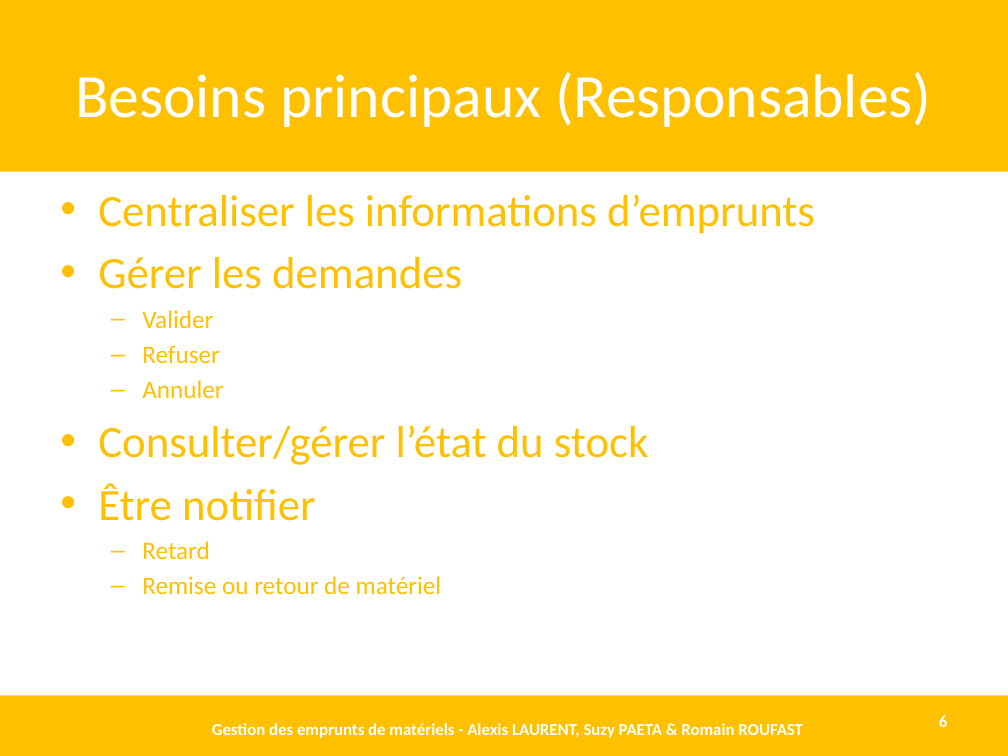
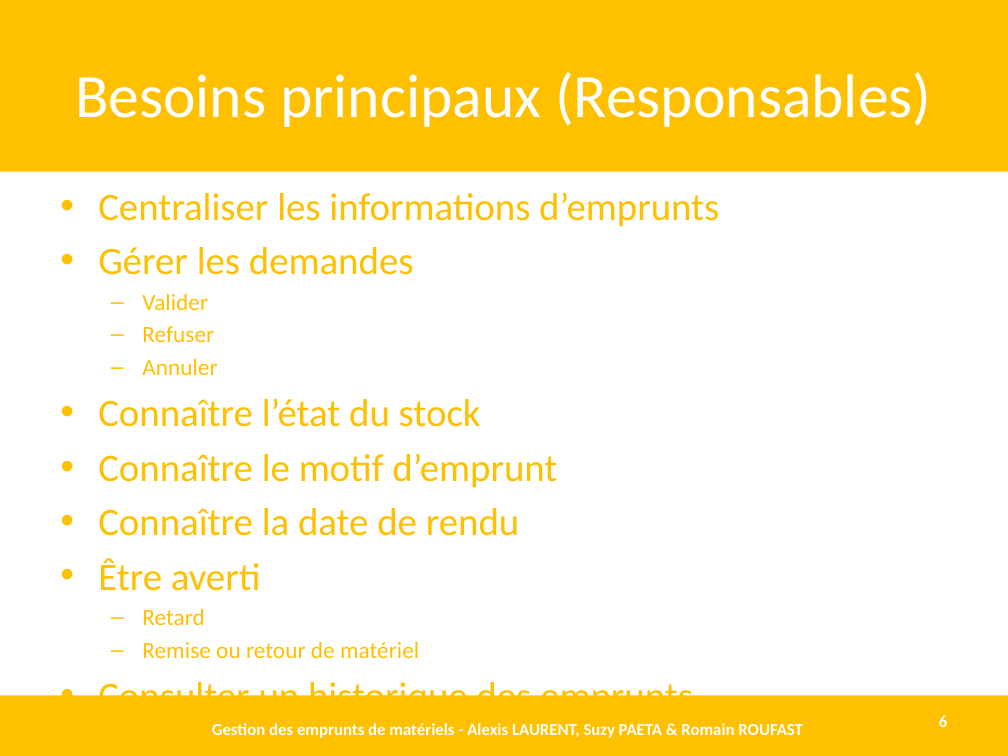
Before and after one commit to AlexisLaurent/Gestion_des_Emprunts, a slide deck: slide 6 of Livrables/D1.3 - DEF.pptx. Drawn at 1008x756 pixels with LibreOffice and Linux fonts; fonts in the diff are those of the drawing. Boxes give left, top, right and bottom in pixels: in the first picture for what was removed or moved away, otherwise in the second. Text is boxed around its words. In the diff, an @@ line names an element or a change of style, - is before the commit and + after.

Commit message:
PPT

```diff
--- a/Livrables/D1.3 - DEF.pptx
+++ b/Livrables/D1.3 - DEF.pptx
@@ text at box(98, 192, 719, 658): size 32 to 27.8 pt in "Centraliser les informations d’emprunts", "Gérer les demandes"; size 18 to 16.6 pt in "Valider", "Refuser", "Annuler", "Retard" and 1 more places @@
@@ text at box(98, 398, 557, 591): text changed; size 32 to 27.8 pt @@
-• Consulter/gérer l’état du stock
-• Être notifier
+• Connaître l’état du stock
+• Connaître le motif d’emprunt
+• Connaître la date de rendu
+• Être averti
@@ text at box(98, 677, 693, 696): paragraph added @@
+• Consulter un historique des emprunts
```
Also in this commit, not shown: 5 other slides changed, 7 slides added, 3 other files.
